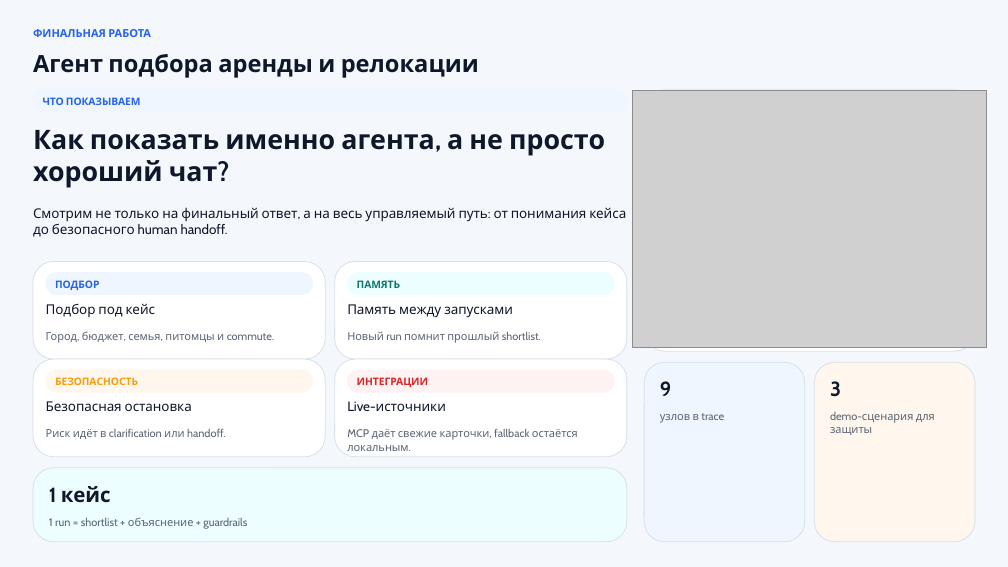
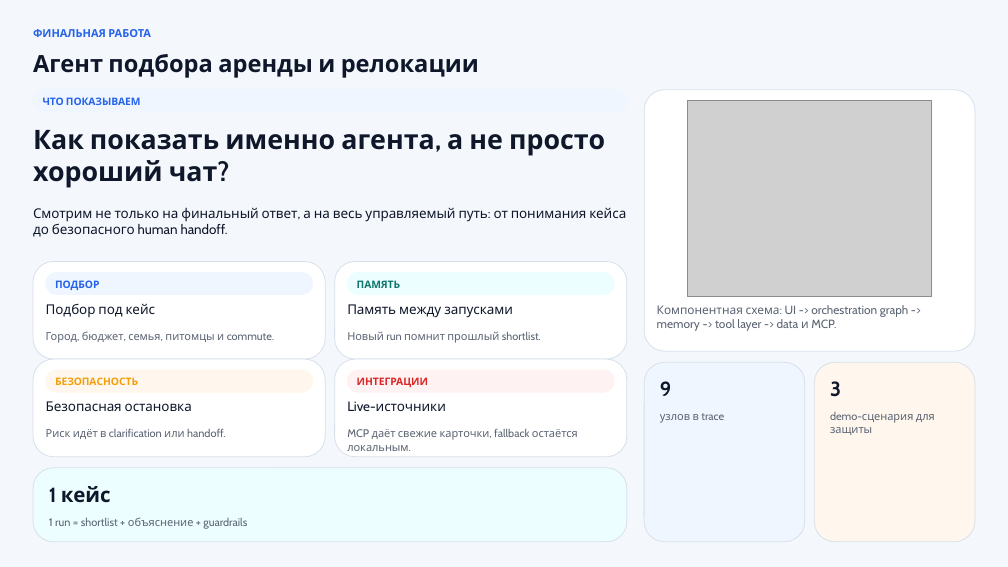
Before and after one commit to proooooogiba/long-term-rent-agent, a slide deck: slide 1 of outputs/manual-20260615-relocation-defense/presentations/relocation-agent-deck/output/relocation-agent-defense.pptx. Drawn at 1008x567 pixels with LibreOffice and Linux fonts; fonts in the diff are those of the drawing; grey boxes stand for pictures. Boxes give left, top, right and bottom in pixels: in the first picture for what was removed or moved away, otherwise in the second. Text is boxed around its words. In the diff, an @@ line names an element or a change of style, - is before the commit and + after.

```diff
--- a/outputs/manual-20260615-relocation-defense/presentations/relocation-agent-deck/output/relocation-agent-defense.pptx
+++ b/outputs/manual-20260615-relocation-defense/presentations/relocation-agent-deck/output/relocation-agent-defense.pptx
@@ picture: place and size @@
-picture at bbox=[632, 91, 987, 348]
+picture at bbox=[687, 101, 932, 296]
@@ text added at bbox=[657, 305, 908, 331], 11.2 pt, text #5B6473 @@
+Компонентная схема: UI -> orchestration graph -> memory -> tool layer -> data и MCP.
```
Also in this commit, not shown: 9 other slides changed, 21 other files.
